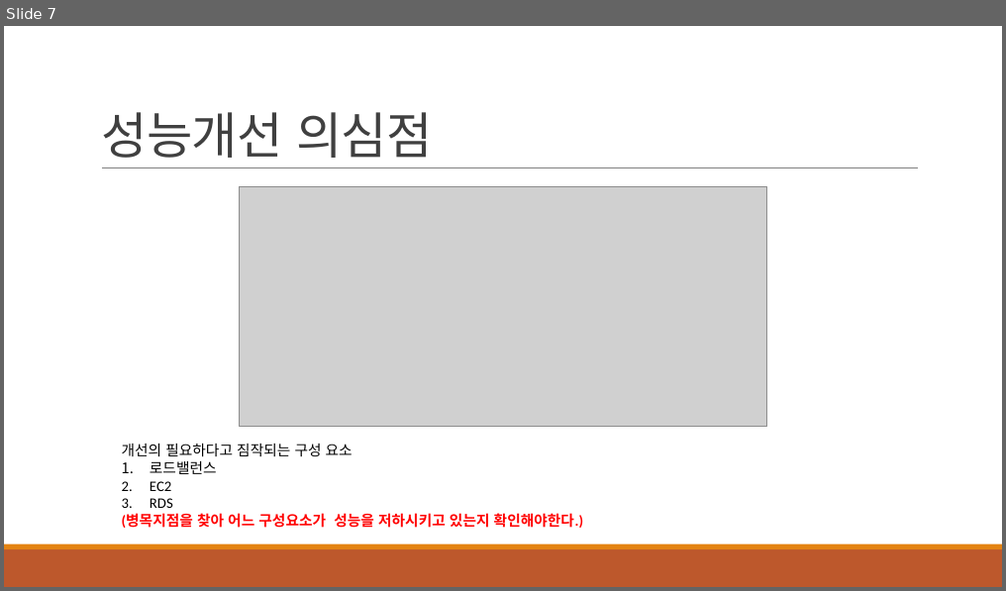
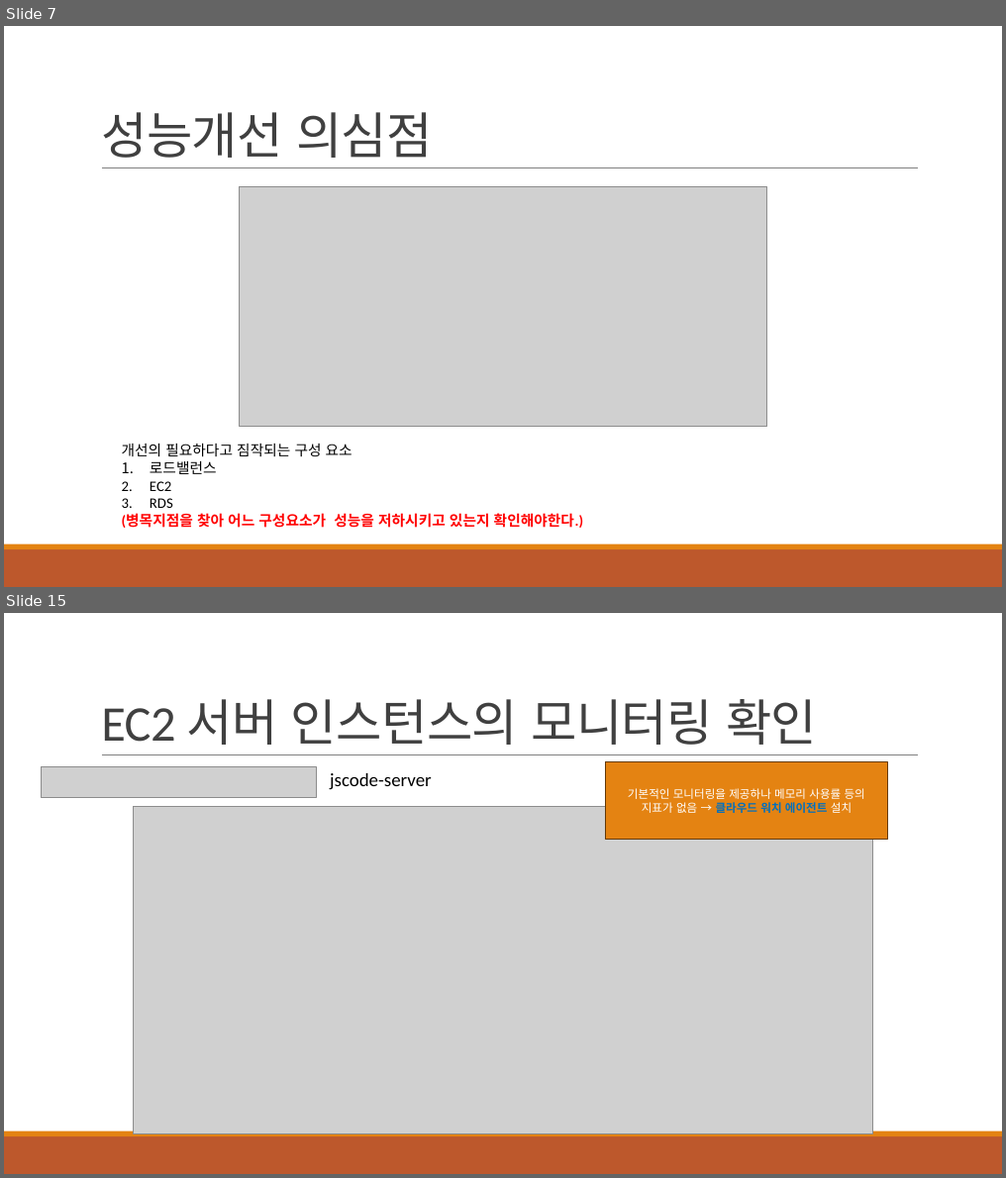
Before and after one commit to khb3025/study-load-test, a slide deck: ppt/3. 부하테스트 모니터 링.pptx. Shown one above the other, each under a label of ours: slide 7 before the commit, slides 7 and 15 after it; the slides between them are not shown. The pictures are 1006x591 and 1006x1178 pixels, drawn with LibreOffice and Linux fonts; fonts in the diff are those of the drawing; grey boxes stand for pictures. Boxes give left, top, right and bottom in pixels: in the first picture for what was removed or moved away, otherwise in the second. Text is boxed around its words. In the diff, an @@ line names an element or a change of style, - is before the commit and + after.

Commit message:
feat : EC2 / RDS 모니터링 셋팅
- aws-cloud-watch-agent
- cloud-watch 위젯셋팅
- 병목진단

```diff
--- a/ppt/3. 부하테스트 모니터 링.pptx
+++ b/ppt/3. 부하테스트 모니터 링.pptx
@@ slide 15 added at [4,613,1002,1174], background #FFFFFF; not listed: 3 template elements that a slide beside it also shows @@
@@ title added at [101,699,817,745], 48 pt, text #404040 @@
+EC2 서버 인스턴스의 모니터링 확인
@@ picture added at [41,767,317,797] @@
@@ text added at [330,773,432,790], 18 pt, text #000000 @@
+jscode-server
@@ rectangle added at [606,761,887,839], fill #E48312, outline #643908 1.25 pt, 11 pt, text #FFFFFF @@
+기본적인 모니터링을 제공하나 메모리 사용률 등의 지표가 없음 → 클라우드 워치 에이전트 설치
@@ picture added at [134,807,873,1134] @@
```
Also in this commit, not shown: 1 slide changed, 39 other slides added, 1 other file.
